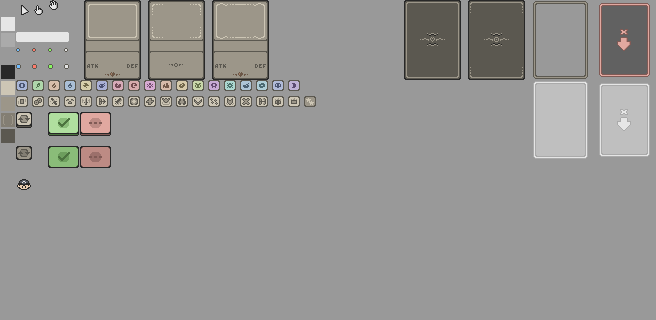
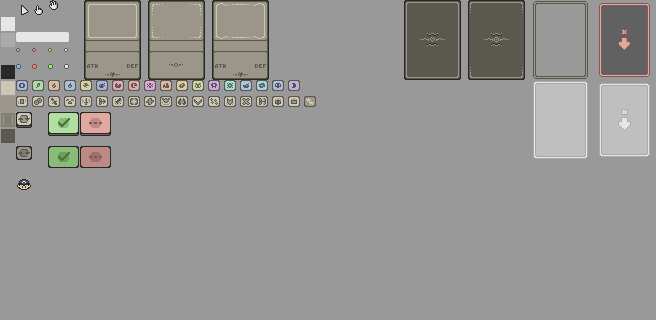
Revision of a layered 656 × 320 image; what changed, layer by layer:
painted on "main" (2nd of 2, in "main") over (617, 29, 624, 131)
painted on "fill (50%)" over (617, 29, 624, 131)
